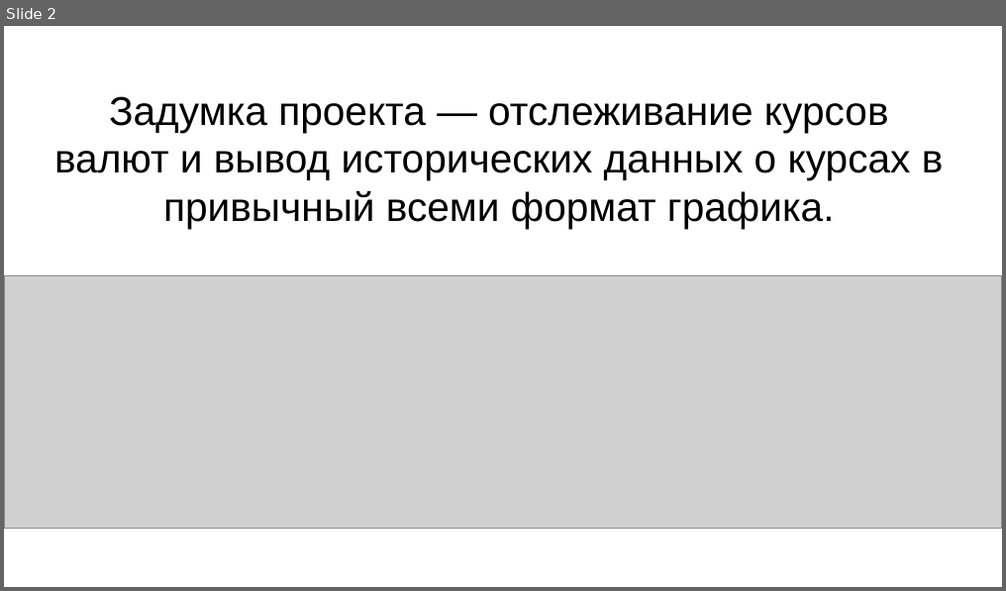
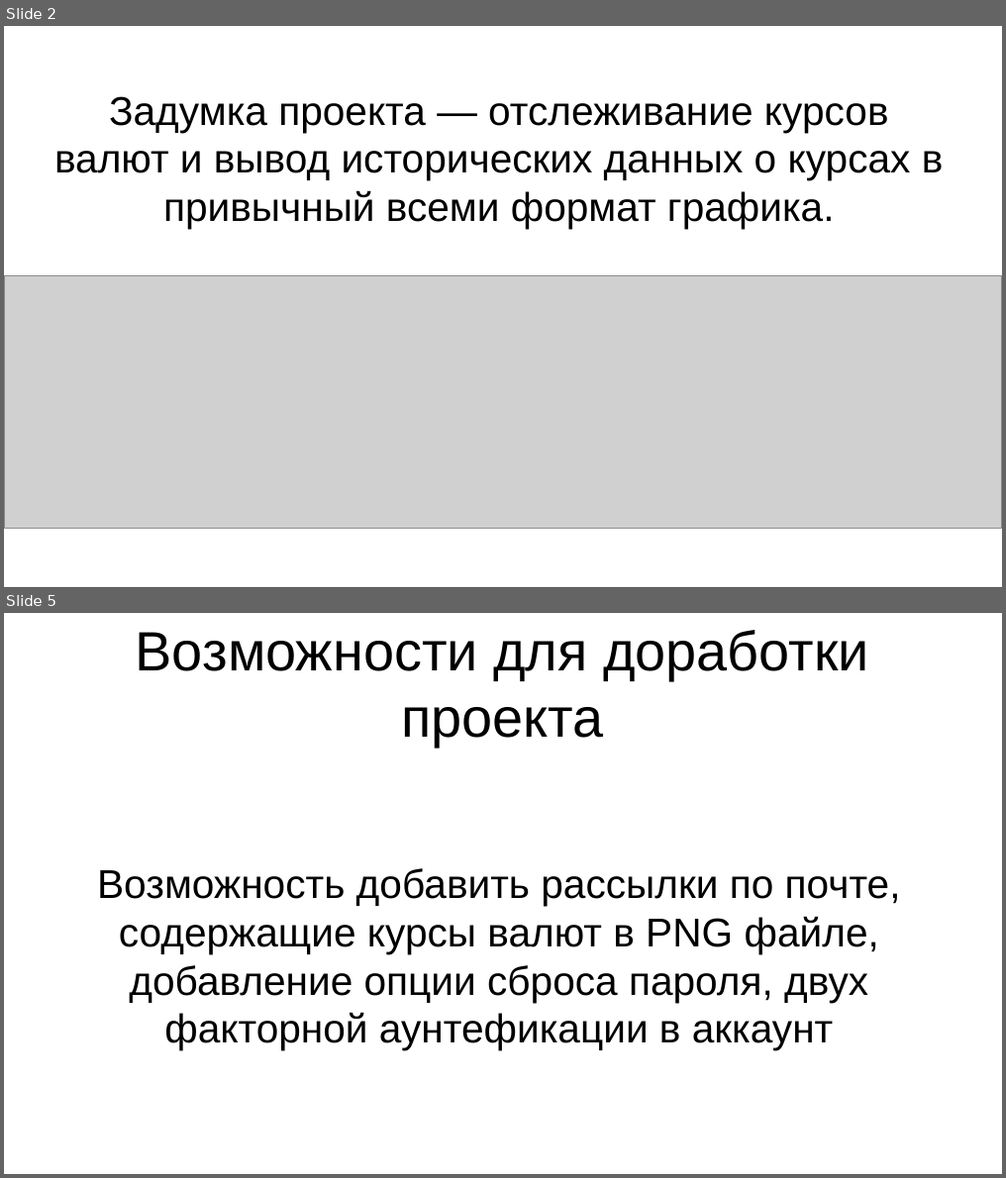
Before and after one commit to AdamToocuy/PasswordManagerWeb, a slide deck: WEB project defend.odp. Shown one above the other, each under a label of ours: slide 2 before the commit, slides 2 and 5 after it; the slides between them are not shown. The pictures are 1006x591 and 1006x1178 pixels, drawn with LibreOffice and Linux fonts; fonts in the diff are those of the drawing; grey boxes stand for pictures. Boxes give left, top, right and bottom in pixels: in the first picture for what was removed or moved away, otherwise in the second. Text is boxed around its words. In the diff, an @@ line names an element or a change of style, - is before the commit and + after.

```diff
--- a/WEB project defend.odp
+++ b/WEB project defend.odp
@@ slide 5 added at [4, 613, 1002, 1174], background #FFFFFF @@
@@ title added at [136, 630, 869, 747], 44 pt, text #000000 @@
+Возможности для доработки проекта
@@ subtitle added at [97, 868, 901, 1051], 32 pt, text #000000 @@
+Возможность добавить рассылки по почте, содержащие курсы валют в PNG файле, добавление опции сброса пароля, двух факторной аунтефикации в аккаунт
```
Also in this commit, not shown: 2 other slides added, 2 other files.
